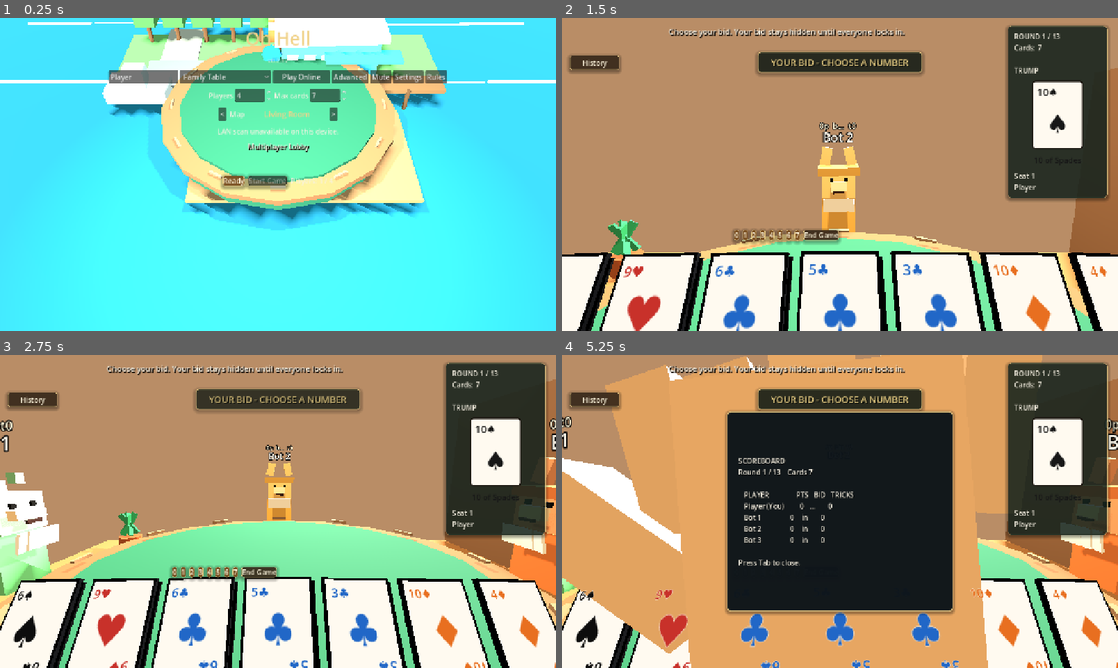
Above: before the commit, frames 1-4 (two rows, left to right).
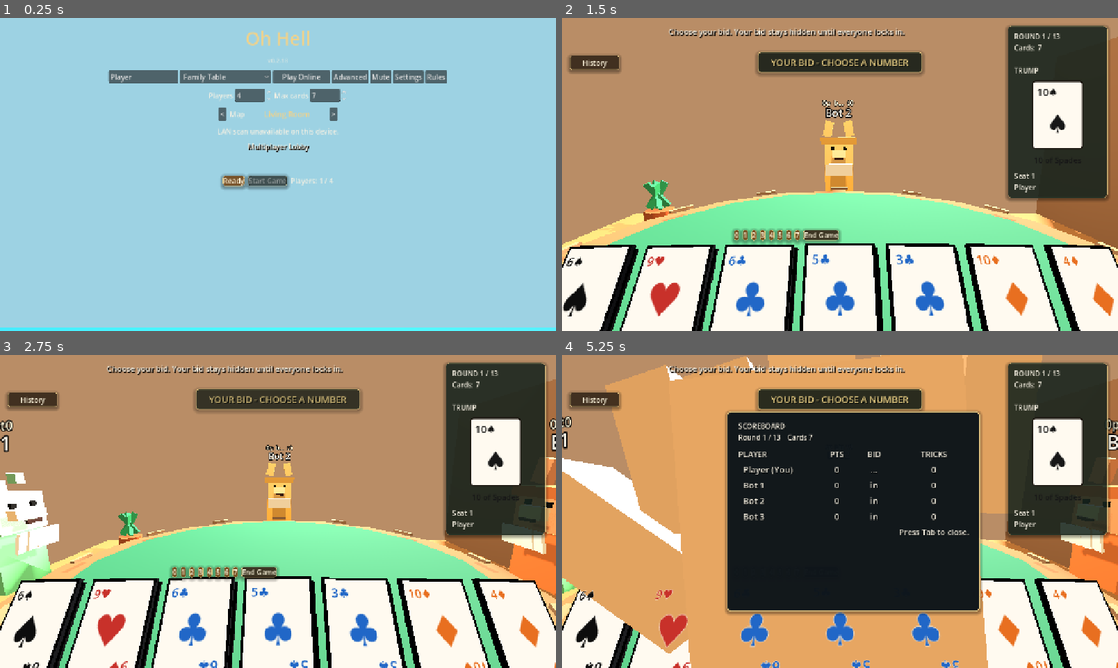
Above: after the commit, the same moments.

Repository: JordanOakFox/oh-hell-godot
Game: Godot game, scene res://scenes/main.tscn
Two runs of this game, one before a commit and one after it. Both use one fixed random seed, a clock stepped at 60 frames per second and the inputs below.
Inputs (mouse positions are in pixels of both pictures, inside the frame that each line leads up to):
- Up to frame 1 (0.25 s): no input
- Up to frame 2 (1.5 s): click "Ready" at 0.5 s; click "Start Game" at 1.25 s
- Up to frame 3 (2.75 s): tap Enter at 2 s; move the mouse to (400, 495) at 2.02 s; hold D from 2.03 s (still down); tap M at 2.1 s; click (400, 495) at 2.17 s
- Up to frame 4 (5.25 s): release D at 2.75 s; drag from (728, 527) to (812, 574) at 2.77 s; move the mouse to (895, 442) at 3.52 s; hold D 3.53-4.25 s; tap Tab at 3.6 s; click (895, 442) at 3.67 s; drag from (812, 574) to (673, 464) at 4.27 s; move the mouse to (1006, 558) at 5.02 s; hold A from 5.03 s (still down); tap I at 5.1 s; click (1006, 558) at 5.17 s

The runs differ from the first frame. In frame 1, 97% of the frame differs, in the area x 0-100%, y 0-99%; in frame 2, 28%; in frame 3, less than 0.1%; in frame 4, 5.2%.

Commit message:
Fix scoreboard columns and add lobby walk camera

Diff:
--- a/scripts/main.gd
+++ b/scripts/main.gd
@@ -1,7 +1,7 @@
 extends Control
 
 const STARTING_NAMES := ["Player 1", "Player 2", "Player 3", "Player 4"]
-const GAME_VERSION := "0.2.17"
+const GAME_VERSION := "0.2.18"
 const ANIMAL_IDS := ["bunny", "lizard", "lion", "tiger", "bear", "fox", "dog", "cat"]
 const BOT_PERSONALITY_IDS := ["casual", "smart", "ruthless"]
 const BOT_PERSONALITY_NAMES := {
@@ -88,6 +88,7 @@
 var table_label: Label
 var player_hud_panel: PanelContainer
 var left_stats_label: Label
+var scoreboard_grid: GridContainer
 var net_row: HBoxContainer
 var advanced_net_row: HBoxContainer
 var advanced_network_button: Button
@@ -576,6 +577,10 @@
 	player_hud_margin.add_theme_constant_override("margin_bottom", 18)
 	player_hud_panel.add_child(player_hud_margin)
 
+	var scoreboard_box := VBoxContainer.new()
+	scoreboard_box.add_theme_constant_override("separation", 14)
+	player_hud_margin.add_child(scoreboard_box)
+
 	left_stats_label = Label.new()
 	left_stats_label.autowrap_mode = TextServer.AUTOWRAP_WORD_SMART
 	left_stats_label.add_theme_font_size_override("font_size", 16)
@@ -584,7 +589,14 @@
 	left_stats_label.add_theme_constant_override("shadow_offset_x", 1)
 	left_stats_label.add_theme_constant_override("shadow_offset_y", 1)
 	left_stats_label.mouse_filter = Control.MOUSE_FILTER_IGNORE
-	player_hud_margin.add_child(left_stats_label)
+	scoreboard_box.add_child(left_stats_label)
+
+	scoreboard_grid = GridContainer.new()
+	scoreboard_grid.columns = 4
+	scoreboard_grid.add_theme_constant_override("h_separation", 28)
+	scoreboard_grid.add_theme_constant_override("v_separation", 8)
+	scoreboard_grid.mouse_filter = Control.MOUSE_FILTER_IGNORE
+	scoreboard_box.add_child(scoreboard_grid)
 
 	var center_column := VBoxContainer.new()
 	center_column.size_flags_horizontal = Control.SIZE_EXPAND_FILL
@@ -1207,7 +1219,7 @@
 	]
 	_render_trump_symbol()
 	if player_hud_panel.visible:
-		left_stats_label.text = _scoreboard_text()
+		_render_scoreboard_panel()
 	table_label.text = _game_prompt_text()
 
 	_render_trick()
@@ -1328,10 +1340,10 @@
 
 func _lobby_help_text() -> String:
 	if _view_lobby_can_start():
-		return "Everyone is ready. Start Game when the table is set."
+		return "Everyone is ready. Start Game when the table is set.\nLobby: WASD moves, right mouse drag looks around."
 	if view_state["connected"][my_seat] and not view_state["ready"][my_seat]:
-		return "Pick your settings, then press Ready."
-	return "Waiting for seats to fill and players to ready up."
+		return "Pick your settings, then press Ready.\nLobby: WASD moves, right mouse drag looks around."
+	return "Waiting for seats to fill and players to ready up.\nLobby: WASD moves, right mouse drag looks around."
 
 func _render_trick() -> void:
 	for child in trick_box.get_children():
@@ -1618,9 +1630,12 @@
 	var can_show := phase in ["bidding", "playing", "trick_end", "round_end"]
 	player_hud_panel.visible = scoreboard_visible and can_show
 	if player_hud_panel.visible and left_stats_label:
-		left_stats_label.text = _scoreboard_text()
+		_render_scoreboard_panel()
 	elif left_stats_label:
 		left_stats_label.text = ""
+		if scoreboard_grid:
+			for child in scoreboard_grid.get_children():
+				child.queue_free()
 
 func _sync_turn_banner() -> void:
 	if not turn_banner_panel or not turn_banner_label or view_state.is_empty():
@@ -1709,6 +1724,70 @@
 	lines.append("")
 	lines.append("Press Tab to close.")
 	return "\n".join(lines)
+
+func _render_scoreboard_panel() -> void:
+	if not left_stats_label or not scoreboard_grid:
+		return
+	for child in scoreboard_grid.get_children():
+		child.queue_free()
+	var names: Array = view_state.get("names", [])
+	var scores: Array = view_state.get("scores", [])
+	var bids: Array = view_state.get("bids", [])
+	var submitted: Array = view_state.get("bid_submitted", [])
+	var tricks: Array = view_state.get("tricks_won", [])
+	var active := int(view_state.get("active_player", -1))
+	var phase := str(view_state.get("phase", ""))
+	var round_number := int(view_state.get("round_index", 0)) + 1
+	var round_sequence: Array = view_state.get("sequence", [])
+	var round_total := round_sequence.size()
+	var round_cards := 0
+	if round_number - 1 < round_sequence.size():
+		round_cards = int(round_sequence[round_number - 1])
+	left_stats_label.text = "SCOREBOARD\nRound %d / %d    Cards %d" % [round_number, round_total, round_cards]
+	_add_scoreboard_cell("PLAYER", true, HORIZONTAL_ALIGNMENT_LEFT)
+	_add_scoreboard_cell("PTS", true)
+	_add_scoreboard_cell("BID", true)
+	_add_scoreboard_cell("TRICKS", true)
+	for seat in range(names.size()):
+		var name := _scoreboard_name(str(names[seat]), seat)
+		if seat == active:
+			name = "> " + name
+		else:
+			name = "  " + name
+		var points := int(scores[seat]) if seat < scores.size() else 0
+		var bid_text := _scoreboard_bid_text(seat, bids, submitted, phase)
+		var trick_count := int(tricks[seat]) if seat < tricks.size() else 0
+		_add_scoreboard_cell(name, false, HORIZONTAL_ALIGNMENT_LEFT, seat == active)
+		_add_scoreboard_cell(str(points), false, HORIZONTAL_ALIGNMENT_CENTER, seat == active)
+		_add_scoreboard_cell(bid_text, false, HORIZONTAL_ALIGNMENT_CENTER, seat == active)
+		_add_scoreboard_cell(str(trick_count), false, HORIZONTAL_ALIGNMENT_CENTER, seat == active)
+	_add_scoreboard_hint()
+
+func _add_scoreboard_cell(text: String, header := false, align := HORIZONTAL_ALIGNMENT_CENTER, active := false) -> void:
+	var label := Label.new()
+	label.text = text
+	label.horizontal_alignment = align
+	label.custom_minimum_size = Vector2(170 if align == HORIZONTAL_ALIGNMENT_LEFT else 58, 0)
+	label.add_theme_font_size_override("font_size", 18 if header else 20)
+	label.add_theme_color_override("font_color", Color("#ffe18f") if active else Color("#f7f1e3"))
+	label.add_theme_color_override("font_shadow_color", Color("#050807"))
+	label.add_theme_constant_override("shadow_offset_x", 1)
+	label.add_theme_constant_override("shadow_offset_y", 1)
+	scoreboard_grid.add_child(label)
+
+func _add_scoreboard_hint() -> void:
+	var spacer_count := 4 - (scoreboard_grid.get_child_count() % 4)
+	if spacer_count < 4:
+		for _i in range(spacer_count):
+			_add_scoreboard_cell("")
+	var hint := Label.new()
+	hint.text = "Press Tab to close."
+	hint.add_theme_font_size_override("font_size", 18)
+	hint.add_theme_color_override("font_color", Color("#f7f1e3"))
+	hint.add_theme_color_override("font_shadow_color", Color("#050807"))
+	hint.add_theme_constant_override("shadow_offset_x", 1)
+	hint.add_theme_constant_override("shadow_offset_y", 1)
+	scoreboard_grid.add_child(hint)
 
 func _scoreboard_name(name: String, seat: int) -> String:
 	var label := name
--- a/scripts/table_view_3d.gd
+++ b/scripts/table_view_3d.gd
@@ -55,6 +55,9 @@
 var skip_next_mouse_motion := false
 var look_yaw := 0.0
 var look_pitch := -10.0
+var lobby_walk_position := Vector3(0, 1.35, 3.6)
+var lobby_walk_yaw := 180.0
+var lobby_walk_pitch := -8.0
 var hand_signature := ""
 var hovered_hand_index := -1
 var current_map_id := "landing"
@@ -96,6 +99,7 @@
 	_animate_flag()
 	_animate_seats()
 	_animate_emotes()
+	_update_lobby_walk(delta)
 	_update_camera()
 
 func _input(event: InputEvent) -> void:
@@ -109,8 +113,12 @@
 			return
 		if event.relative.length() > 220.0:
 			return
-		look_yaw = clampf(look_yaw - event.relative.x * 0.022, -56.0, 56.0)
-		look_pitch = clampf(look_pitch - event.relative.y * 0.018, -18.0, 26.0)
+		if camera_mode == "lobby_walk":
+			lobby_walk_yaw -= event.relative.x * 0.045
+			lobby_walk_pitch = clampf(lobby_walk_pitch - event.relative.y * 0.035, -35.0, 22.0)
+		else:
+			look_yaw = clampf(look_yaw - event.relative.x * 0.022, -56.0, 56.0)
+			look_pitch = clampf(look_pitch - event.relative.y * 0.018, -18.0, 26.0)
 
 func set_table_state(table_state: Dictionary, my_seat: int) -> void:
 	if not is_inside_tree() or table_state.is_empty():
@@ -118,15 +126,15 @@
 	var players := int(table_state.get("num_players", 0))
 	if players <= 0:
 		return
-	var map_id := "landing" if bool(table_state.get("menu_preview", false)) else str(table_state.get("map_id", "living_room"))
+	var phase := str(table_state.get("phase", ""))
+	var map_id := "landing" if bool(table_state.get("menu_preview", false)) or phase in ["connecting", "lobby"] else str(table_state.get("map_id", "living_room"))
 	if map_id != current_map_id:
 		_rebuild_map(map_id)
 	if players != seat_count:
 		_rebuild_seats(players)
 	local_seat = clampi(my_seat, 0, max(players - 1, 0))
-	var phase := str(table_state.get("phase", ""))
-	camera_mode = "seat" if phase in ["bidding", "playing", "trick_end", "round_end"] else "overview"
-	if camera_mode != "seat" and look_enabled:
+	camera_mode = "seat" if phase in ["bidding", "playing", "trick_end", "round_end"] else ("lobby_walk" if phase in ["connecting", "lobby"] else "overview")
+	if not (camera_mode in ["seat", "lobby_walk"]) and look_enabled:
 		look_enabled = false
 		Input.mouse_mode = Input.MOUSE_MODE_VISIBLE
 	_update_seats(table_state, my_seat)
@@ -275,6 +283,10 @@
 		_build_jungle_map()
 	else:
 		_build_pirate_map()
+	if current_map_id == "landing":
+		lobby_walk_position = Vector3(0, 1.35, 3.6)
+		lobby_walk_yaw = 180.0
+		lobby_walk_pitch = -8.0
 
 func _set_world_colors(background: Color, ambient_color: Color, ambient_energy: float) -> void:
 	if world_environment and world_environment.environment:
@@ -1015,8 +1027,39 @@
 		-fan_turn
 	)
 
+func _update_lobby_walk(delta: float) -> void:
+	if camera_mode != "lobby_walk":
+		return
+	var input := Vector3.ZERO
+	if Input.is_key_pressed(KEY_W):
+		input.z -= 1.0
+	if Input.is_key_pressed(KEY_S):
+		input.z += 1.0
+	if Input.is_key_pressed(KEY_A):
+		input.x -= 1.0
+	if Input.is_key_pressed(KEY_D):
+		input.x += 1.0
+	if input == Vector3.ZERO:
+		return
+	input = input.normalized()
+	var yaw_radians := deg_to_rad(lobby_walk_yaw)
+	var forward := Vector3(-sin(yaw_radians), 0, -cos(yaw_radians)).normalized()
+	var right := Vector3(forward.z, 0, -forward.x).normalized()
+	lobby_walk_position += (forward * -input.z + right * input.x) * delta * 2.15
+	lobby_walk_position.x = clampf(lobby_walk_position.x, -3.65, 3.65)
+	lobby_walk_position.z = clampf(lobby_walk_position.z, -3.75, 4.25)
+	lobby_walk_position.y = 1.35
+
 func _update_camera() -> void:
 	if not camera:
+		return
+	if camera_mode == "lobby_walk":
+		camera.global_position = camera.global_position.lerp(lobby_walk_position, 0.2)
+		var yaw_radians := deg_to_rad(lobby_walk_yaw)
+		var pitch_radians := deg_to_rad(lobby_walk_pitch)
+		var forward := Vector3(-sin(yaw_radians) * cos(pitch_radians), sin(pitch_radians), -cos(yaw_radians) * cos(pitch_radians)).normalized()
+		camera.look_at(camera.global_position + forward, Vector3.UP)
+		camera.fov = lerpf(camera.fov, 58.0, 0.08)
 		return
 	if camera_mode != "seat" or local_seat >= seat_base_positions.size():
 		camera.position = camera.position.lerp(Vector3(0, 5.9, 6.4), 0.08)
--- a/website/requests.json
+++ b/website/requests.json
@@ -3,7 +3,7 @@
     "title": "Cleaner table UI and prompts",
     "requestedBy": "Jordan",
     "status": "done",
-    "note": "Added in v0.2.17 with cleaner lobby text, gameplay prompts, and round history."
+    "note": "Added through v0.2.18 with cleaner lobby text, gameplay prompts, round history, and a column-based scoreboard."
   },
   {
     "title": "Family download hub",
--- a/website/version.json
+++ b/website/version.json
@@ -1,7 +1,7 @@
 {
-  "version": "v0.2.17",
-  "windowsBuild": "OhHell-Windows-v0.2.17.zip",
-  "macosBuild": "OhHell-macOS-v0.2.17.zip",
+  "version": "v0.2.18",
+  "windowsBuild": "OhHell-Windows-v0.2.18.zip",
+  "macosBuild": "OhHell-macOS-v0.2.18.zip",
   "serverAddress": "147.224.130.79",
   "lastUpdated": "June 18, 2026"
 }
Not shown, changed: export_presets.cfg
Not shown, changed: website/index.html
